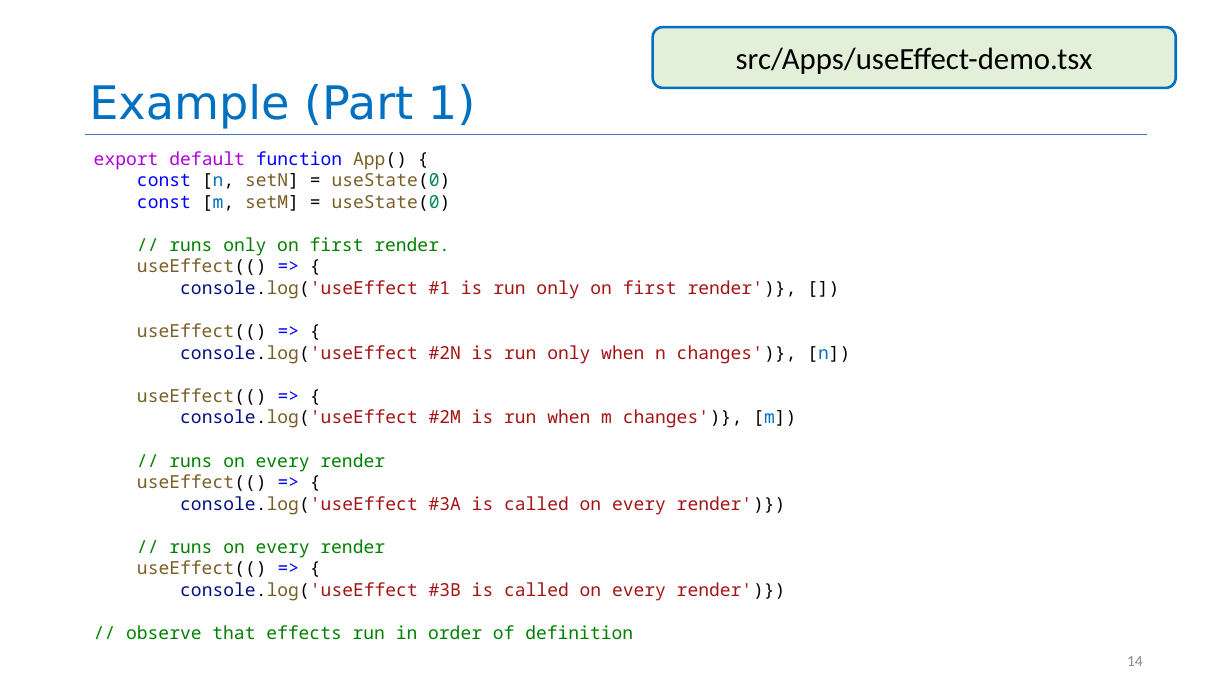
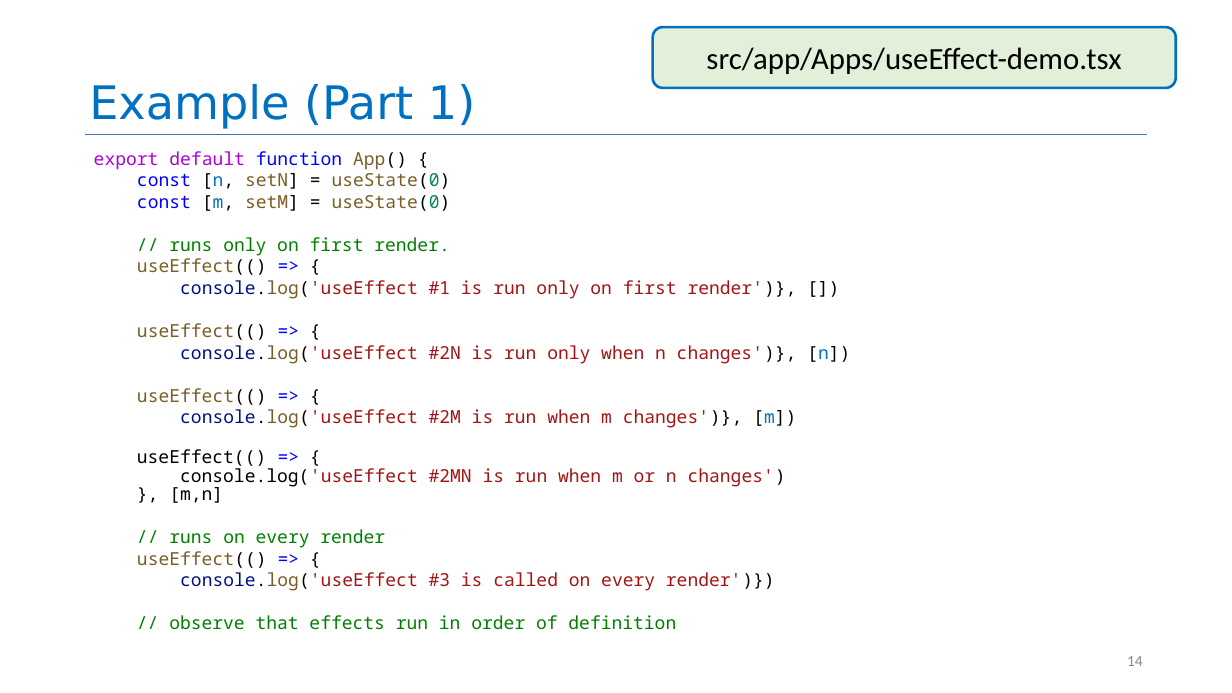
Before and after one commit to neu-se/CS4530-Spring-2025, a slide deck: slide 14 of Slides/Module 09 React Hooks.pptx. Drawn at 1232x693 pixels with LibreOffice and Linux fonts; fonts in the diff are those of the drawing. Boxes give left, top, right and bottom in pixels: in the first picture for what was removed or moved away, otherwise in the second. Text is boxed around its words. In the diff, an @@ line names an element or a change of style, - is before the commit and + after.

```diff
--- a/Slides/Module 09 React Hooks.pptx
+++ b/Slides/Module 09 React Hooks.pptx
@@ text in rounded rectangle at [706, 47, 1121, 74]: text changed @@
-src/Apps/useEffect-demo.tsx
+src/app/Apps/useEffect-demo.tsx
@@ text at [137, 449, 786, 503]: paragraphs added @@
+useEffect(() => {
+console.log('useEffect #2MN is run when m or n changes')
+}, [m,n]
@@ text at [180, 572, 775, 591]: text changed @@
-console.log('useEffect #3A is called on every render')})
-// runs on every render
-useEffect(() => {
-console.log('useEffect #3B is called on every render')})
+console.log('useEffect #3 is called on every render')})
```
Also in this commit, not shown: 8 other slides changed, 2 other files.
